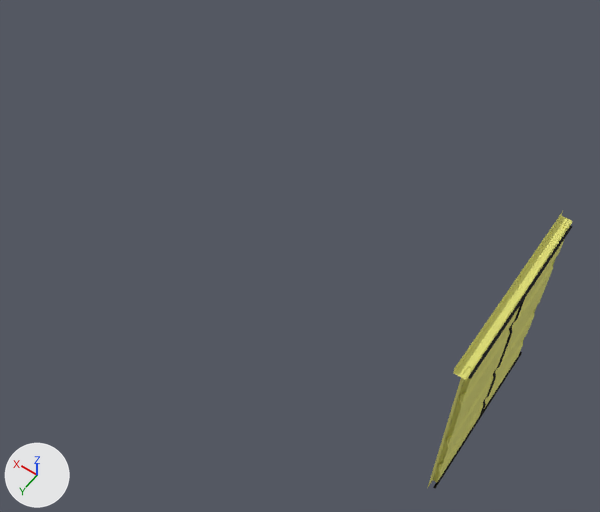
An edit to the glTF model public/models/container/20/high/rear-top-sprayfoam.glb, drawn before and after from the same camera.
One viewpoint serves both versions: a 50 mm camera at (-0.91, 6.36, 9.46) aimed at (2.75, 1.24, 1.42). Lighting does not change. The marker at lower left points along +X, +Y and +Z. Where no turn or scale is listed for an object, it has been applied to the vertices.

The scene before the commit, as lines of its bpy script (objects in view):
```python
me_20ft_hc_sprayfoam_reartop = bpy.data.meshes.new('20FT HC Sprayfoam_RearTop')
me_20ft_hc_sprayfoam_reartop.from_pydata(...)  # 579 vertices, 1110 faces; spans x -5.99..-5.83, y -1.96..0.39, z -0.91..1.76
# faces by material slot: [252, 858]
me_20ft_hc_sprayfoam_reartop.materials.append(mat_black_rubber_01)  # black #000000
me_20ft_hc_sprayfoam_reartop.materials.append(mat_sprayfoam)
ob_20ft_hc_sprayfoam_reartop = bpy.data.objects.new('20FT HC Sprayfoam_RearTop', me_20ft_hc_sprayfoam_reartop)
ob_20ft_hc_sprayfoam_reartop.location = (6.03, 2.01, 1.09)
```
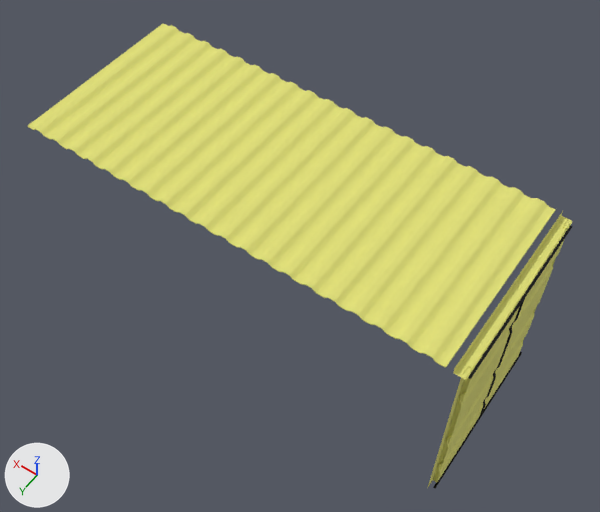
Commit message: 20 hc sprayfoam

Boxes [x1, y1, x2, y2] around the edits, measured in the pictures (600 x 512 px):
'20FT HC Sprayfoam_Ceiling', added: after [28, 23, 556, 368]

Diff of the bpy script that builds the scene:
```diff
--- a/public/models/container/20/high/rear-top-sprayfoam.glb.py
+++ b/public/models/container/20/high/rear-top-sprayfoam.glb.py
@@ me_20ft_hc_sprayfoam_ceiling @@
+me_20ft_hc_sprayfoam_ceiling.from_pydata(...)  # 656 vertices, 1308 faces; spans x -5.76..-0.24, y -1.97..0.4, z 1.7..1.75
+me_20ft_hc_sprayfoam_ceiling.materials.append(mat_sprayfoam)
@@ ob_20ft_hc_sprayfoam_ceiling @@
+ob_20ft_hc_sprayfoam_ceiling = bpy.data.objects.new('20FT HC Sprayfoam_Ceiling', me_20ft_hc_sprayfoam_ceiling)
+ob_20ft_hc_sprayfoam_ceiling.location = (6.03, 2.01, 1.09)
```
